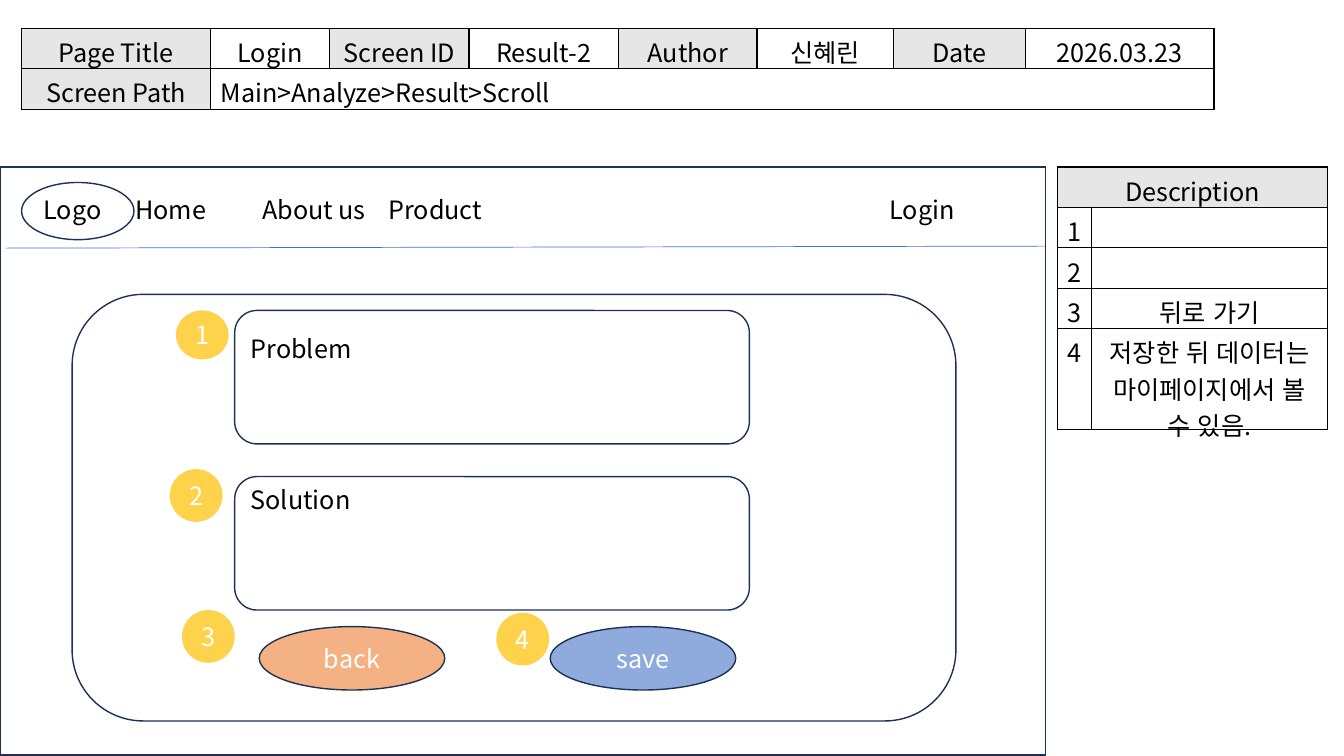
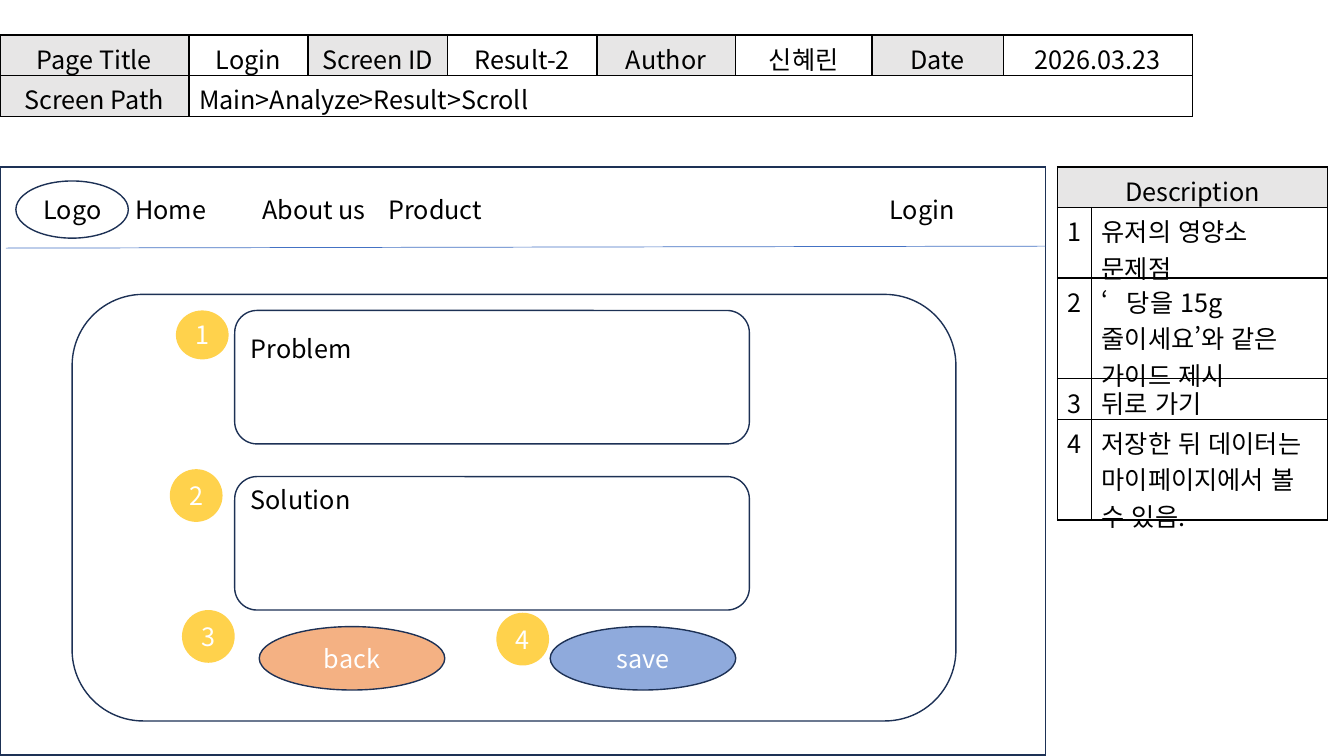
Before and after one commit to ShinHyerin/1st_project, a slide deck: slide 9 of 1차프로젝트/3. 화면설계서_신혜린.pptx. Drawn at 1344x756 pixels with LibreOffice and Linux fonts; fonts in the diff are those of the drawing. Boxes give left, top, right and bottom in pixels: in the first picture for what was removed or moved away, otherwise in the second. Text is boxed around its words. In the diff, an @@ line names an element or a change of style, - is before the commit and + after.

```diff
--- a/1차프로젝트/3. 화면설계서_신혜린.pptx
+++ b/1차프로젝트/3. 화면설계서_신혜린.pptx
@@ table: place and size @@
-table at box(21, 28, 1213, 112)
+table at box(0, 35, 1192, 119)
@@ table at box(1058, 167, 1328, 532) @@
-row 2, column 2: 
+row 2, column 2: 유저의 영양소 문제점
-row 3, column 2: 
+row 3, column 2: ‘당을 15g 줄이세요’와 같은 가이드 제시
@@ alignment centre to left @@
@@ ellipse: place and size @@
-ellipse at box(21, 182, 134, 240)
+ellipse at box(16, 181, 129, 239)
```
Also in this commit, not shown: 8 other slides changed, 1 other file.
